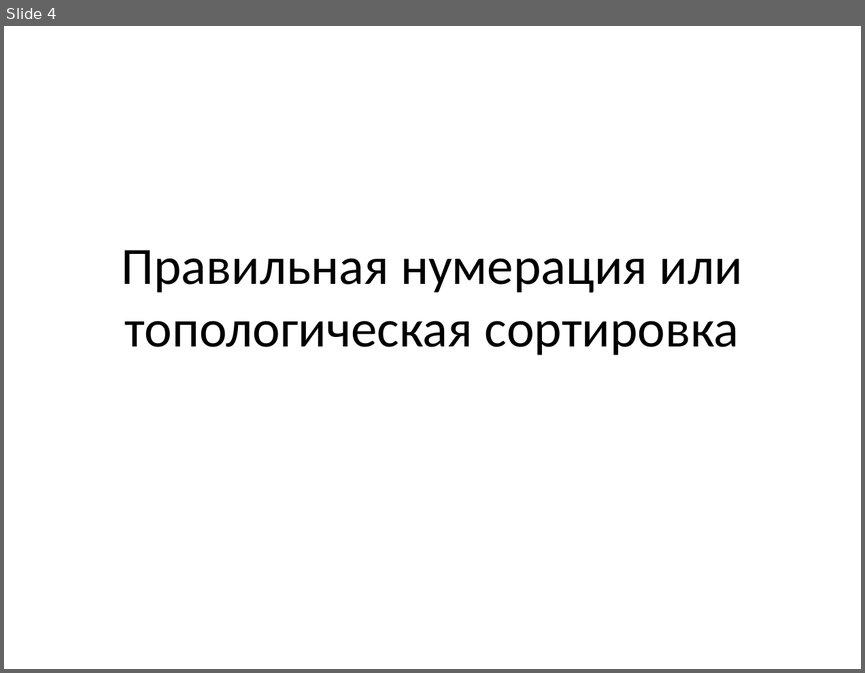
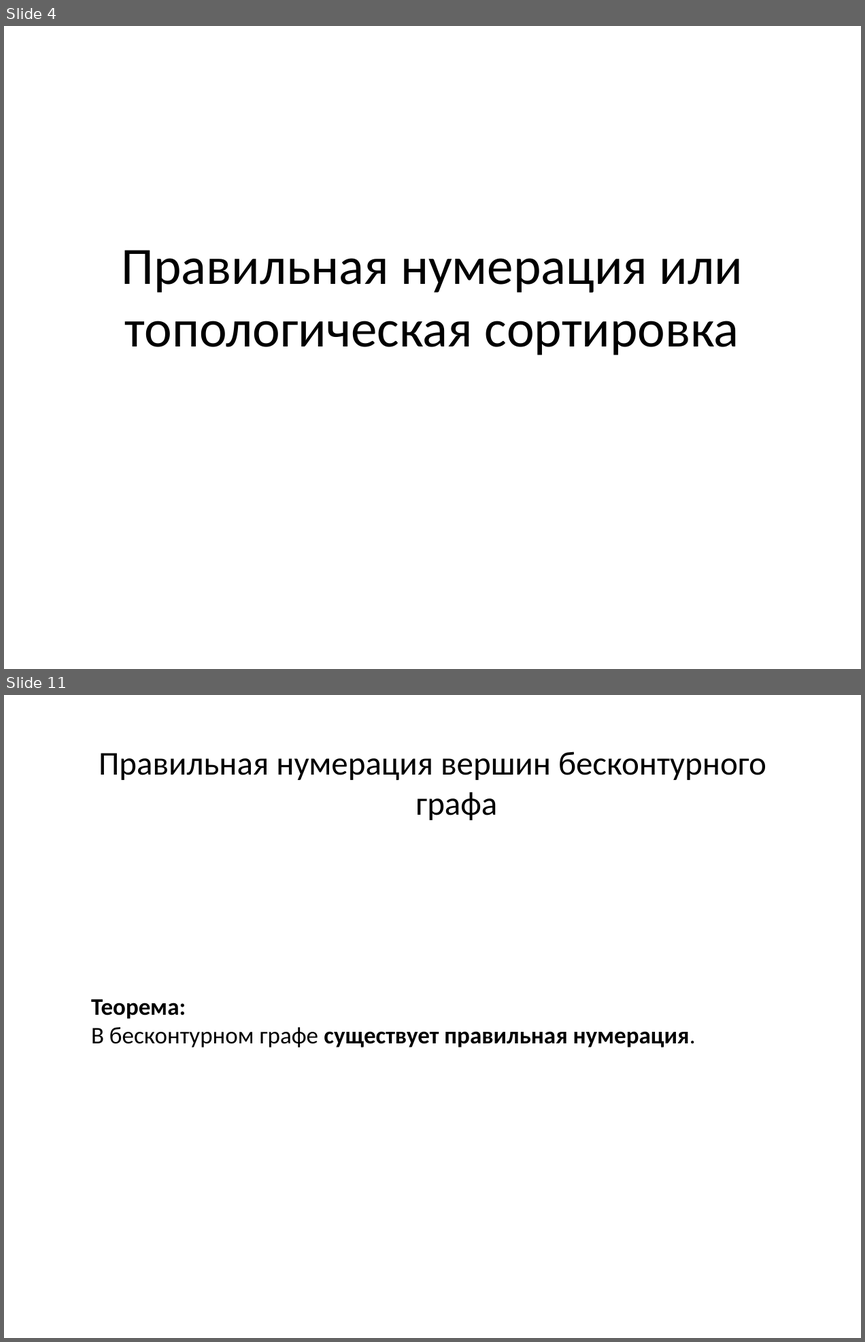
Before and after one commit to SteinbergOB/ANG, a slide deck: Презентации/Лекция 2.pptx. Shown one above the other, each under a label of ours: slide 4 before the commit, slides 4 and 11 after it; the slides between them are not shown. The pictures are 865x673 and 865x1342 pixels, drawn with LibreOffice and Linux fonts; fonts in the diff are those of the drawing. Boxes give left, top, right and bottom in pixels: in the first picture for what was removed or moved away, otherwise in the second. Text is boxed around its words. In the diff, an @@ line names an element or a change of style, - is before the commit and + after.

```diff
--- a/Презентации/Лекция 2.pptx
+++ b/Презентации/Лекция 2.pptx
@@ slide 11 added at (4,695,861,1338), background #FFFFFF @@
@@ text added at (99,751,766,820), 28 pt, text #000000 @@
+Правильная нумерация вершин бесконтурного графа
@@ text added at (91,999,696,1047), 20 pt, text #000000, bold @@
+Теорема:
+В бесконтурном графе существует правильная нумерация.
```
Also in this commit, not shown: 17 slides changed, 49 other slides added, 1 slide removed, 1 other file.
